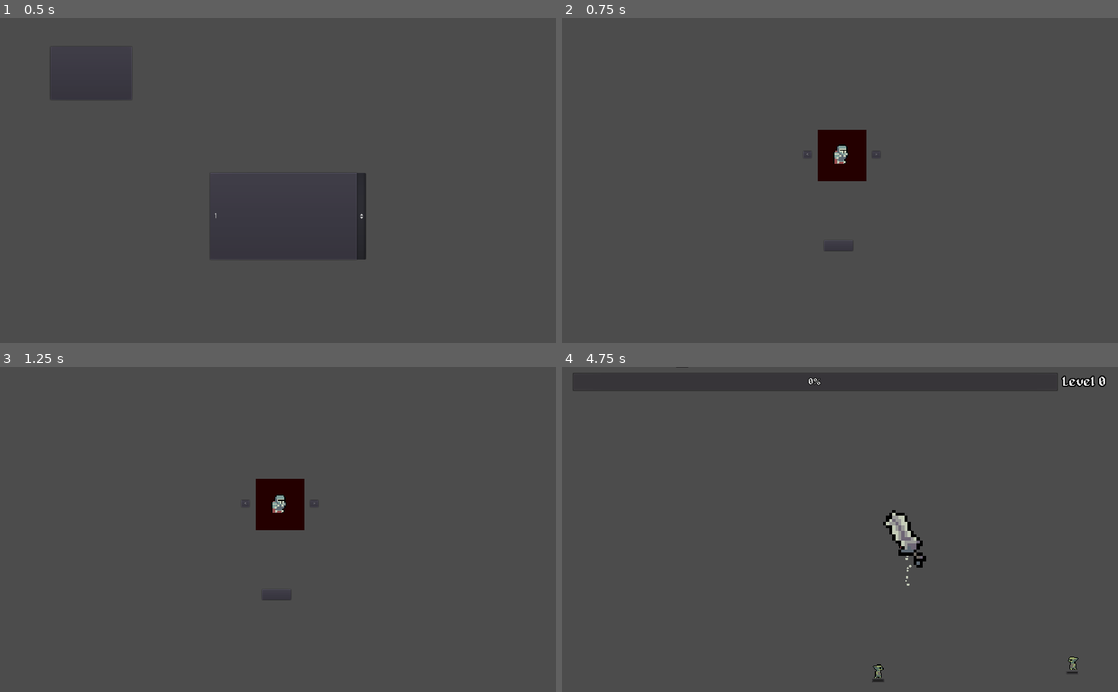
Above: before the commit, frames 1-4 (two rows, left to right).
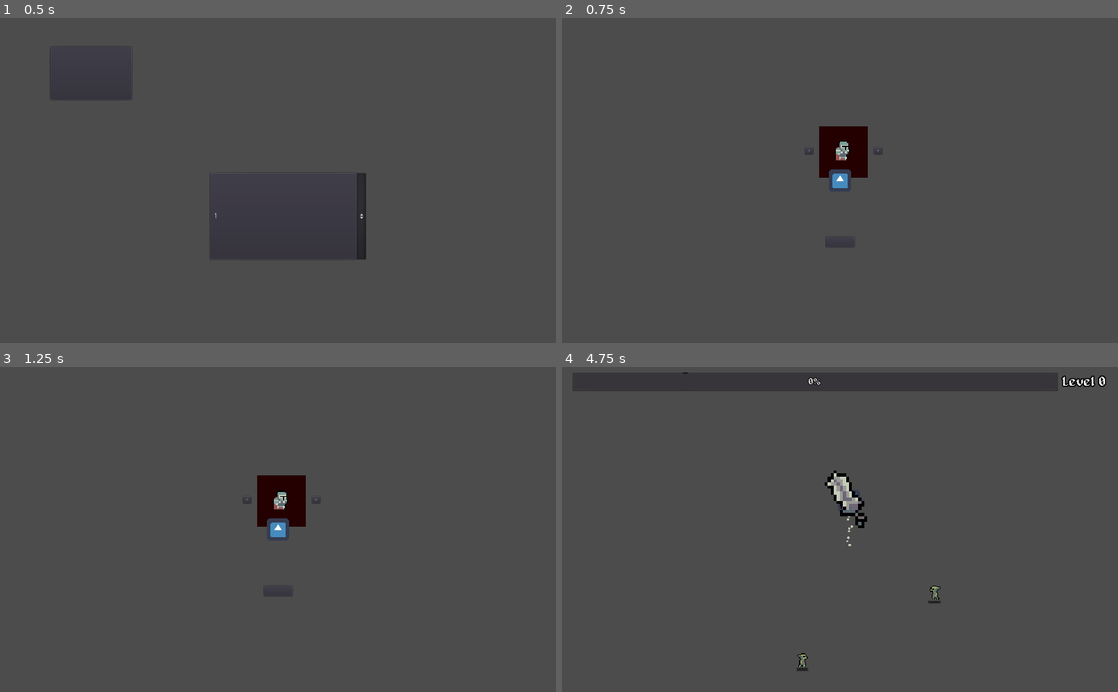
Above: after the commit, the same moments.

Repository: Fleyvera/GoblinHunter
Game: Godot game, scene res://Scenes/Menu.tscn
The game is run twice, just before and just after one commit, with the same random seed, the same clock (stepped at 60 frames per second) and the same inputs. The engine's default icon, where the game draws it, is replaced by a stand-in: a white triangle on a blue panel in a dark square.
Inputs (mouse positions are in pixels of both pictures, inside the frame that each line leads up to; where the layout moved, square brackets give the same spot in the first picture):
- Up to frame 1 (0.5 s): no input
- Up to frame 2 (0.75 s): click (650, 73) at 0.5 s
- Up to frame 3 (1.25 s): no input
- Up to frame 4 (4.75 s): click (840, 591) [840, 594] at 1.25 s; move the mouse to (962, 513) at 2.02 s; hold D (Right) 2.03-2.78 s; hold Down (p2Down) 2.03-2.78 s; move the mouse to (728, 545) at 2.77 s; hold S (Down) 2.78-3.53 s; tap Left (p2Left) at 2.85 s; move the mouse to (895, 458) at 3.52 s; hold D (Right) 3.53-4.28 s; hold Right (p2Right) 3.53-4.28 s; move the mouse to (812, 594) at 4.27 s; hold W (Up) from 4.28 s (still down); tap Up (p2Up) at 4.35 s

Frame 1 is identical in both runs. In frame 2, 0.6% of the frame differs, in the area x 44-58%, y 33-72%; in frame 3, 0.6%; in frame 4, 1.6%, in the area x 20-93%, y 0-98%.

Commit message:
Add files via upload

Diff:
--- a/Prefabs/CharacterPool.tscn
+++ b/Prefabs/CharacterPool.tscn
@@ -255,7 +255,7 @@
 position = Vector2( 0, -8 )
 frames = SubResource( 27 )
 animation = "Walk"
-frame = 2
+frame = 3
 playing = true
 
 [node name="DmgCDTimer" type="Timer" parent="Knight"]
@@ -320,7 +320,7 @@
 position = Vector2( 0, -8 )
 frames = SubResource( 10 )
 animation = "Idle"
-frame = 2
+frame = 3
 playing = true
 
 [node name="DmgCDTimer" type="Timer" parent="Wizard"]
--- a/Prefabs/EnemyPool.tscn
+++ b/Prefabs/EnemyPool.tscn
@@ -11,22 +11,6 @@
 
 [sub_resource type="RectangleShape2D" id=16]
 extents = Vector2( 11.5, 22 )
-
-[sub_resource type="AtlasTexture" id=11]
-atlas = ExtResource( 1 )
-region = Rect2( 0, 32, 32, 32 )
-
-[sub_resource type="AtlasTexture" id=12]
-atlas = ExtResource( 1 )
-region = Rect2( 32, 32, 32, 32 )
-
-[sub_resource type="AtlasTexture" id=13]
-atlas = ExtResource( 1 )
-region = Rect2( 64, 32, 32, 32 )
-
-[sub_resource type="AtlasTexture" id=14]
-atlas = ExtResource( 1 )
-region = Rect2( 96, 32, 32, 32 )
 
 [sub_resource type="AtlasTexture" id=3]
 atlas = ExtResource( 1 )
@@ -60,17 +44,33 @@
 atlas = ExtResource( 1 )
 region = Rect2( 224, 64, 32, 32 )
 
+[sub_resource type="AtlasTexture" id=11]
+atlas = ExtResource( 1 )
+region = Rect2( 0, 32, 32, 32 )
+
+[sub_resource type="AtlasTexture" id=12]
+atlas = ExtResource( 1 )
+region = Rect2( 32, 32, 32, 32 )
+
+[sub_resource type="AtlasTexture" id=13]
+atlas = ExtResource( 1 )
+region = Rect2( 64, 32, 32, 32 )
+
+[sub_resource type="AtlasTexture" id=14]
+atlas = ExtResource( 1 )
+region = Rect2( 96, 32, 32, 32 )
+
 [sub_resource type="SpriteFrames" id=15]
 animations = [ {
+"frames": [ SubResource( 3 ), SubResource( 4 ), SubResource( 5 ), SubResource( 6 ), SubResource( 7 ), SubResource( 8 ), SubResource( 9 ), SubResource( 10 ) ],
+"loop": true,
+"name": "Death",
+"speed": 12.0
+}, {
 "frames": [ SubResource( 11 ), SubResource( 12 ), SubResource( 13 ), SubResource( 14 ) ],
 "loop": true,
 "name": "Walk",
 "speed": 8.0
-}, {
-"frames": [ SubResource( 3 ), SubResource( 4 ), SubResource( 5 ), SubResource( 6 ), SubResource( 7 ), SubResource( 8 ), SubResource( 9 ), SubResource( 10 ) ],
-"loop": true,
-"name": "Death",
-"speed": 12.0
 } ]
 
 [node name="EnemyPool" type="Node2D"]
@@ -99,7 +99,6 @@
 position = Vector2( 0, -10 )
 frames = SubResource( 15 )
 animation = "Walk"
-frame = 3
 playing = true
 
 [node name="DeathTimer" type="Timer" parent="Goblin"]
@@ -116,6 +115,7 @@
 
 [node name="LifeBar" type="Node2D" parent="Goblin"]
 scale = Vector2( 0.3, 0.3 )
+z_index = -1
 
 [node name="LifeProgress" type="ProgressBar" parent="Goblin/LifeBar"]
 margin_left = -25.5556
--- a/Prefabs/UpgradePool.tscn
+++ b/Prefabs/UpgradePool.tscn
@@ -1,10 +1,11 @@
-[gd_scene load_steps=18 format=2]
+[gd_scene load_steps=19 format=2]
 
 [ext_resource path="res://Sprites/Upgrades/Thunder-Sheet.png" type="Texture" id=1]
 [ext_resource path="res://Scripts/Upgrades/ThunderLord.gd" type="Script" id=2]
 [ext_resource path="res://Scripts/UpgradePool.gd" type="Script" id=3]
 [ext_resource path="res://Sprites/Upgrades/Shuriken.png" type="Texture" id=4]
 [ext_resource path="res://Scripts/Upgrades/Ninja.gd" type="Script" id=5]
+[ext_resource path="res://Scripts/Upgrades/LifePotion.gd" type="Script" id=6]
 
 [sub_resource type="AtlasTexture" id=1]
 atlas = ExtResource( 1 )
@@ -67,7 +68,7 @@
 scale = Vector2( 3, 3 )
 frames = SubResource( 10 )
 animation = "Idle"
-frame = 7
+frame = 4
 playing = true
 
 [node name="Area2D" type="Area2D" parent="ThunderLord" groups=["Weapon"]]
@@ -157,6 +158,13 @@
 position = Vector2( 50, 0 )
 texture = ExtResource( 4 )
 
+[node name="LifePotion" type="Node2D" parent="."]
+script = ExtResource( 6 )
+
+[node name="Timer" type="Timer" parent="LifePotion"]
+one_shot = true
+autostart = true
+
 [connection signal="body_entered" from="ThunderLord/Area2D" to="ThunderLord" method="_on_Area2D_body_entered"]
 [connection signal="timeout" from="ThunderLord/Timer" to="ThunderLord" method="_on_Timer_timeout"]
 [connection signal="timeout" from="ThunderLord/TimerStop" to="ThunderLord" method="_on_TimerStop_timeout"]
@@ -164,3 +172,4 @@
 [connection signal="body_entered" from="Ninja/Area2D2" to="Ninja" method="_on_Area2D2_body_entered"]
 [connection signal="body_entered" from="Ninja/Area2D3" to="Ninja" method="_on_Area2D3_body_entered"]
 [connection signal="body_entered" from="Ninja/Area2D4" to="Ninja" method="_on_Area2D4_body_entered"]
+[connection signal="timeout" from="LifePotion/Timer" to="LifePotion" method="_on_Timer_timeout"]
--- a/Prefabs/UpgradeSelectorPool.tscn
+++ b/Prefabs/UpgradeSelectorPool.tscn
@@ -1,10 +1,11 @@
-[gd_scene load_steps=7 format=2]
+[gd_scene load_steps=8 format=2]
 
 [ext_resource path="res://Scripts/UpgradeSelectorPool.gd" type="Script" id=1]
 [ext_resource path="res://Fonts/alagard.ttf" type="DynamicFontData" id=2]
 [ext_resource path="res://Sprites/Upgrades/Thunder-Sheet.png" type="Texture" id=3]
 [ext_resource path="res://Scripts/Selectors.gd" type="Script" id=4]
 [ext_resource path="res://Sprites/Upgrades/Shuriken.png" type="Texture" id=5]
+[ext_resource path="res://icon.png" type="Texture" id=6]
 
 [sub_resource type="DynamicFont" id=11]
 outline_size = 2
@@ -88,3 +89,42 @@
 position = Vector2( 20, 20 )
 texture = ExtResource( 5 )
 region_rect = Rect2( 133.549, 0.854416, 21.0759, 31.3211 )
+
+[node name="LifePotionSelector" type="Node2D" parent="."]
+scale = Vector2( 3, 3 )
+script = ExtResource( 4 )
+upgrade_name = "LifePotion"
+upgrade_num = 2
+
+[node name="Description" type="Label" parent="LifePotionSelector"]
+margin_left = -52.0
+margin_top = 22.0
+margin_right = 158.0
+margin_bottom = 37.0
+rect_scale = Vector2( 0.5, 0.5 )
+custom_fonts/font = SubResource( 11 )
+text = "Fill your life"
+align = 1
+
+[node name="Title" type="Label" parent="LifePotionSelector"]
+margin_left = -23.6667
+margin_top = -29.0
+margin_right = 71.3333
+margin_bottom = -14.0
+rect_scale = Vector2( 0.5, 0.5 )
+custom_fonts/font = SubResource( 11 )
+text = "Life Potion"
+align = 1
+
+[node name="Panel" type="Panel" parent="LifePotionSelector"]
+margin_left = -20.0
+margin_top = -20.0
+margin_right = 20.0
+margin_bottom = 20.0
+
+[node name="Icon" type="Sprite" parent="LifePotionSelector/Panel"]
+modulate = Color( 1, 0, 0, 1 )
+position = Vector2( 20, 20 )
+scale = Vector2( 0.3, 0.3 )
+texture = ExtResource( 6 )
+region_rect = Rect2( 133.549, 0.854416, 21.0759, 31.3211 )
--- a/Scenes/Game.tscn
+++ b/Scenes/Game.tscn
@@ -1,8 +1,10 @@
-[gd_scene load_steps=4 format=2]
+[gd_scene load_steps=6 format=2]
 
 [ext_resource path="res://Scenes/Character Selector.tscn" type="PackedScene" id=1]
 [ext_resource path="res://Scripts/Players.gd" type="Script" id=2]
+[ext_resource path="res://Scripts/CameraController.gd" type="Script" id=3]
 [ext_resource path="res://Scripts/EnemySpawner.gd" type="Script" id=4]
+[ext_resource path="res://icon.png" type="Texture" id=5]
 
 [node name="Game" type="Node2D"]
 pause_mode = 1
@@ -18,29 +20,40 @@
 pause_mode = 1
 script = ExtResource( 4 )
 
+[node name="Positions" type="Node2D" parent="EnemySpawner"]
+position = Vector2( 512, 292 )
+
+[node name="Position2D" type="Position2D" parent="EnemySpawner/Positions"]
+position = Vector2( -913, -540 )
+
+[node name="Position2D2" type="Position2D" parent="EnemySpawner/Positions"]
+position = Vector2( -913, 552 )
+
+[node name="Position2D3" type="Position2D" parent="EnemySpawner/Positions"]
+position = Vector2( 912, 552 )
+
+[node name="Position2D4" type="Position2D" parent="EnemySpawner/Positions"]
+position = Vector2( 912, -544 )
+
 [node name="EnemyTimer" type="Timer" parent="EnemySpawner"]
 autostart = true
-
-[node name="Position2D" type="Position2D" parent="EnemySpawner"]
-position = Vector2( -376, -255 )
-
-[node name="Position2D2" type="Position2D" parent="EnemySpawner"]
-position = Vector2( -376, 844 )
-
-[node name="Position2D3" type="Position2D" parent="EnemySpawner"]
-position = Vector2( 1424, 844 )
-
-[node name="Position2D4" type="Position2D" parent="EnemySpawner"]
-position = Vector2( 1424, -252 )
 
 [node name="ScaleTimer" type="Timer" parent="EnemySpawner"]
 wait_time = 30.0
 autostart = true
 
-[node name="Camera2D" type="Camera2D" parent="."]
-position = Vector2( 517, 281 )
+[node name="CameraController" type="Node2D" parent="."]
+position = Vector2( 512, 292 )
+script = ExtResource( 3 )
+
+[node name="Camera2D" type="Camera2D" parent="CameraController"]
 current = true
 zoom = Vector2( 1.6, 1.6 )
+smoothing_enabled = true
+smoothing_speed = 3.0
+
+[node name="Icon" type="Sprite" parent="CameraController"]
+texture = ExtResource( 5 )
 
 [connection signal="timeout" from="EnemySpawner/EnemyTimer" to="EnemySpawner" method="_on_EnemyTimer_timeout"]
 [connection signal="timeout" from="EnemySpawner/ScaleTimer" to="EnemySpawner" method="_on_ScaleTimer_timeout"]
--- /dev/null
+++ b/Scripts/CameraController.gd
@@ -0,0 +1,64 @@
+extends Node2D
+
+#Follow Sistem
+onready var players = get_node("../Players")
+
+
+
+func _ready():
+	pass
+
+
+func _process(delta):
+
+
+	Follow(delta)
+
+	pass
+
+
+func Follow(delta):
+
+	var camPos
+	var player1Pos
+	var player2Pos
+	var distance
+
+	if Global.players == 1:
+
+		camPos = players.get_child(0).global_position
+
+
+
+
+	if Global.players == 2:
+
+		player1Pos = players.get_child(0).global_position
+		player2Pos = players.get_child(1).global_position
+
+		distance = player1Pos.distance_to(player2Pos)
+
+		if distance >= 900:
+			$Camera2D.zoom += Vector2(0.01 , 0.01)
+			if $Camera2D.zoom >= Vector2(1.8 , 1.8):
+				$Camera2D.zoom = Vector2(1.8 , 1.8)
+		else:
+			$Camera2D.zoom -= Vector2(0.01 , 0.01)
+			if $Camera2D.zoom <= Vector2(1.6 , 1.6):
+				$Camera2D.zoom = Vector2(1.6 , 1.6)
+
+		if distance >= 1700:
+			players.get_child(0).global_position = global_position - Vector2(20 , 0)
+			players.get_child(1).global_position = global_position + Vector2(20 , 0)
+
+
+		camPos = (player1Pos + player2Pos) / 2
+
+
+
+
+	global_position =  camPos
+
+
+
+	pass
--- a/Scripts/EnemySpawner.gd
+++ b/Scripts/EnemySpawner.gd
@@ -16,7 +16,7 @@
 
 func _process(delta):
 
-
+	$Positions.global_position = get_parent().get_node("CameraController").global_position
 
 
 	pass
@@ -29,13 +29,13 @@
 
 	var enemy = nEnemyPool.spawnEnemy(enemy_num)
 
-	var left = Vector2($Position2D.global_position.x , rand_range($Position2D.global_position.y , $Position2D2.global_position.y))
+	var left = Vector2($Positions/Position2D.global_position.x , rand_range($Positions/Position2D.global_position.y , $Positions/Position2D2.global_position.y))
 
-	var bottom = Vector2(rand_range($Position2D2.global_position.x , $Position2D3.global_position.x) , $Position2D2.global_position.y)
+	var bottom = Vector2(rand_range($Positions/Position2D2.global_position.x , $Positions/Position2D3.global_position.x) , $Positions/Position2D2.global_position.y)
 
-	var right = Vector2($Position2D3.global_position.x , rand_range($Position2D3.global_position.y , $Position2D4.global_position.y) )
+	var right = Vector2($Positions/Position2D3.global_position.x , rand_range($Positions/Position2D3.global_position.y , $Positions/Position2D4.global_position.y) )
 
-	var top = Vector2(rand_range($Position2D4.global_position.x , $Position2D.global_position.x) , $Position2D.global_position.y)
+	var top = Vector2(rand_range($Positions/Position2D4.global_position.x , $Positions/Position2D.global_position.x) , $Positions/Position2D.global_position.y)
 
 	#enemy.global_position = Vector2(rand_range(0 , get_viewport().size.x) , rand_range(0 , get_viewport().size.y))
 
--- a/Scripts/Knight.gd
+++ b/Scripts/Knight.gd
@@ -13,7 +13,10 @@
 
 #Atributos
 var speed = 350
-var life = 100
+
+var maxLife = 100
+
+var life
 
 
 
@@ -96,7 +99,7 @@
 
 #Iniciando sistema de vida com a vida maxima
 func SetUpLifeSystem():
-
+	life = maxLife
 	$LifeBar/LifeProgress.max_value = life
 
 	pass
--- a/Scripts/UpgradeSelector.gd
+++ b/Scripts/UpgradeSelector.gd
@@ -2,7 +2,7 @@
 
 var upSelectorPool = preload("res://Prefabs/UpgradeSelectorPool.tscn")
 
-var upSelecQuantity = 1
+var upSelecQuantity = 2 #3 upgrades ja que o array conta o 0
 
 var selected = 1
 
--- /dev/null
+++ b/Scripts/Upgrades/LifePotion.gd
@@ -0,0 +1,23 @@
+extends Node2D
+
+
+
+
+func _ready():
+
+	get_parent().get_parent().life = get_parent().get_parent().maxLife
+
+	pass
+
+
+
+func _process(delta):
+
+	pass
+
+
+func _on_Timer_timeout():
+
+	queue_free()
+
+	pass
--- a/Scripts/Wizard.gd
+++ b/Scripts/Wizard.gd
@@ -13,7 +13,10 @@
 
 #Atributos
 var speed = 300
-var life = 50
+
+var maxLife = 50
+
+var life
 
 
 
@@ -97,6 +100,7 @@
 #Iniciando sistema de vida com a vida maxima
 func SetUpLifeSystem():
 
+	life = maxLife
 	$LifeBar/LifeProgress.max_value = life
 
 	pass
